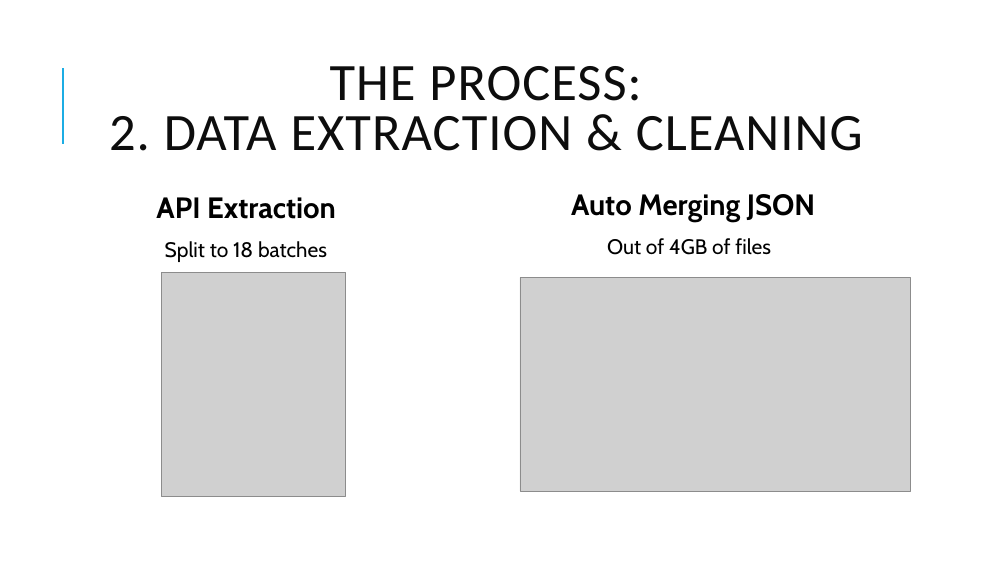
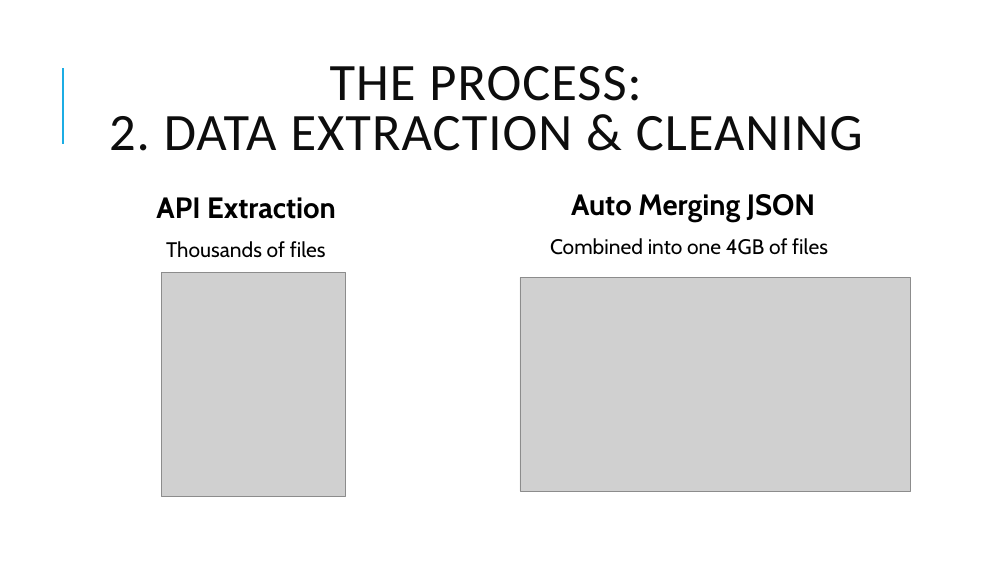
Before and after one commit to sigkarmoil/Clinical_Trial_Machine_Learning, a slide deck: slide 6 of Resources/Clinical Trial.pptx (slide 7 before the commit). Drawn at 1008x567 pixels with LibreOffice and Linux fonts; fonts in the diff are those of the drawing; grey boxes stand for pictures. Boxes give left, top, right and bottom in pixels: in the first picture for what was removed or moved away, otherwise in the second. Text is boxed around its words. In the diff, an @@ line names an element or a change of style, - is before the commit and + after.

```diff
--- a/Resources/Clinical Trial.pptx
+++ b/Resources/Clinical Trial.pptx
@@ text at <box>550,238,828,255</box>: text changed @@
-Out of 4GB of files
+Combined into one 4GB of files
@@ text at <box>166,241,326,258</box>: text changed @@
-  Split to 18 batches
+  Thousands of files
```
Also in this commit, not shown: 2 other slides changed, 1 slide added, 1 slide removed, 1 other file.
